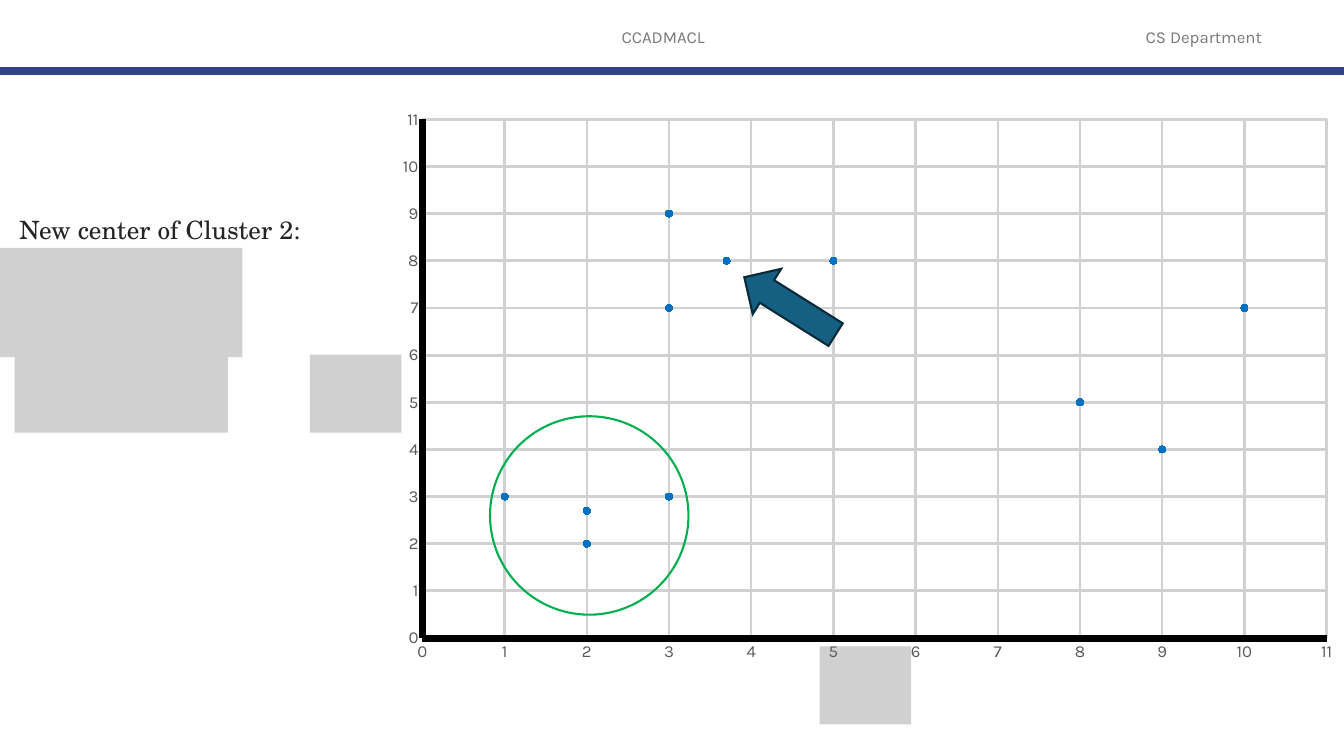
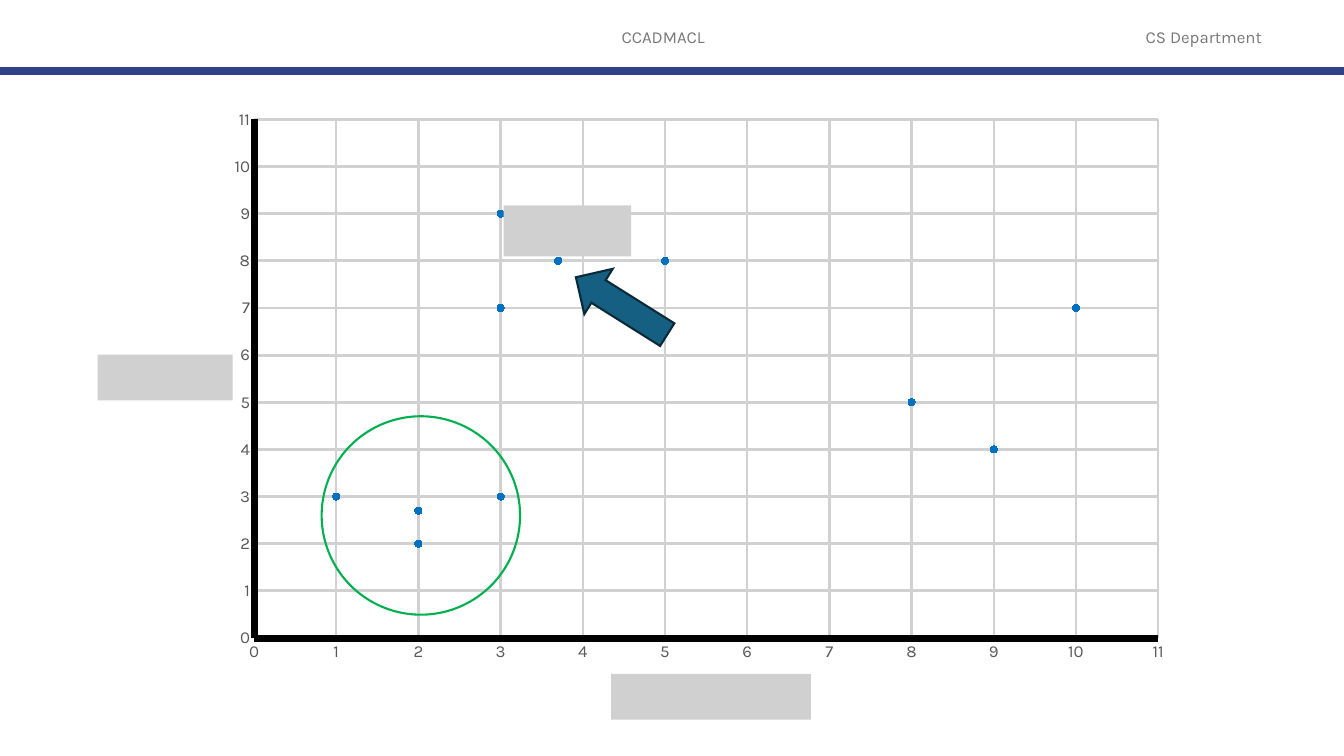
Before and after one commit to robitussin/CCADMACL, a slide deck: slide 112 of 4 - K-Means Algorithm/K-Means Clustering (new).pptx (slide 111 before the commit). Drawn at 1344x756 pixels with LibreOffice and Linux fonts; fonts in the diff are those of the drawing; grey boxes stand for pictures; background and template pictures are left out. Boxes give left, top, right and bottom in pixels: in the first picture for what was removed or moved away, otherwise in the second. Text is boxed around its words. In the diff, an @@ line names an element or a change of style, - is before the commit and + after.

```diff
--- a/4 - K-Means Algorithm/K-Means Clustering (new).pptx
+++ b/4 - K-Means Algorithm/K-Means Clustering (new).pptx
@@ picture added at bbox=[504, 206, 632, 256] @@
@@ text removed at bbox=[19, 220, 300, 240] @@
-New center of Cluster 2:
@@ picture removed at bbox=[0, 248, 243, 357] @@
@@ picture removed at bbox=[15, 355, 228, 433] @@
@@ picture added at bbox=[98, 355, 233, 400] @@
@@ picture removed at bbox=[310, 355, 401, 433] @@
@@ 1 scatter chart, 1 right arrow, 1 ellipse: place and size @@
-1 scatter chart, 1 right arrow, 1 ellipse at bbox=[387, 109, 1344, 686]
+1 scatter chart, 1 right arrow, 1 ellipse at bbox=[219, 109, 1176, 686]
@@ picture removed at bbox=[820, 646, 911, 724] @@
@@ picture added at bbox=[611, 675, 811, 720] @@
```
Also in this commit, not shown: 26 other slides changed, 3 slides added, 1 slide removed, 1 other file.
